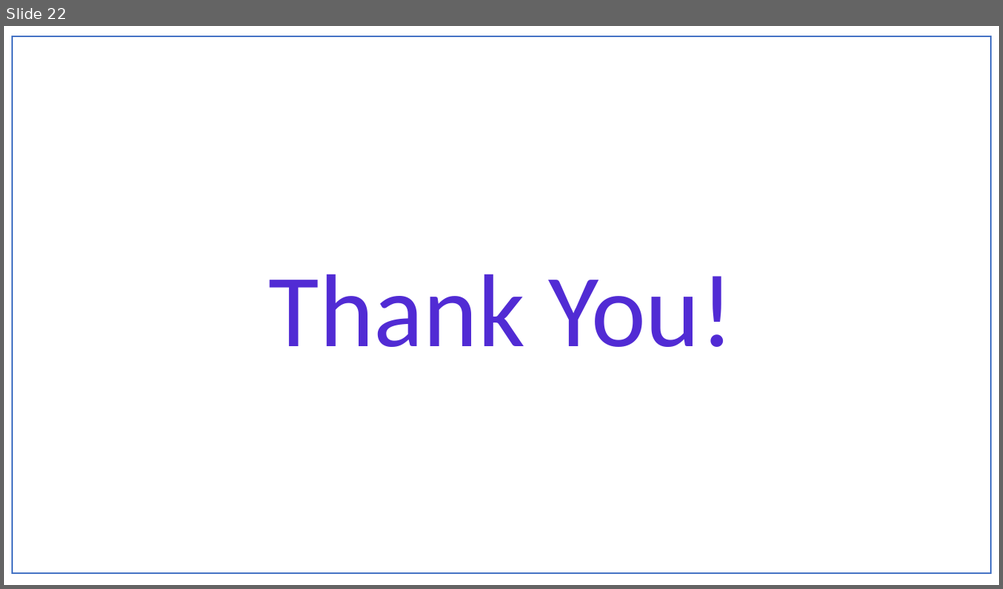
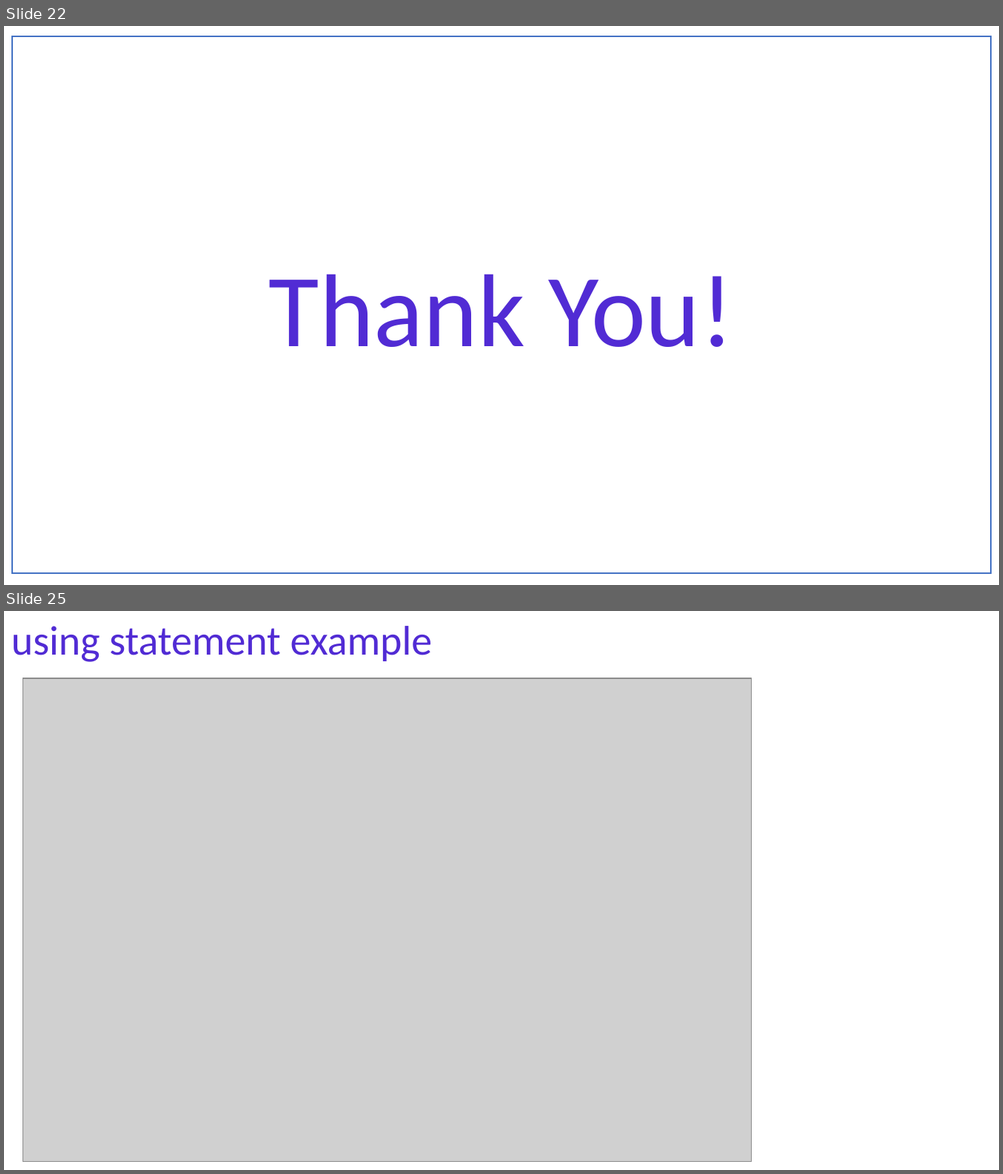
Before and after one commit to NaveenChittimalla/C-Sharp-Fundamentals, a slide deck: docs/C Sharp Programming Language - Fundaments.pptx. Shown one above the other, each under a label of ours: slide 22 before the commit, slides 22 and 25 after it; the slides between them are not shown. The pictures are 1003x589 and 1003x1174 pixels, drawn with LibreOffice and Linux fonts; fonts in the diff are those of the drawing; grey boxes stand for pictures. Boxes give left, top, right and bottom in pixels: in the first picture for what was removed or moved away, otherwise in the second. Text is boxed around its words. In the diff, an @@ line names an element or a change of style, - is before the commit and + after.

```diff
--- a/docs/C Sharp Programming Language - Fundaments.pptx
+++ b/docs/C Sharp Programming Language - Fundaments.pptx
@@ slide 25 added at (4,611,999,1170), background #FFFFFF @@
@@ text added at (11,626,432,662), 40 pt, text #512BD4 @@
+using statement example
@@ picture added at (22,678,751,1162) @@
```
Also in this commit, not shown: 2 other slides added, 1 other file.
